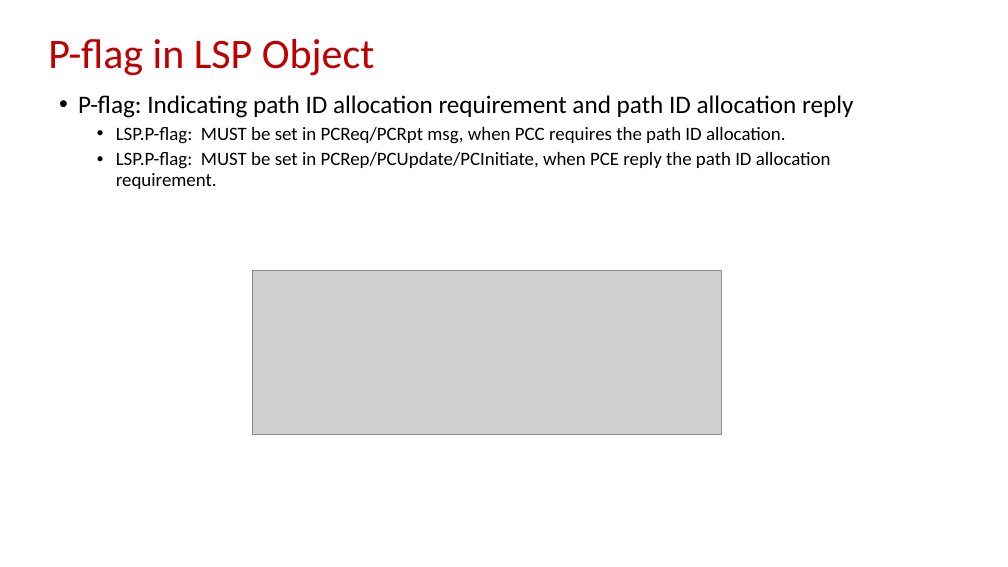
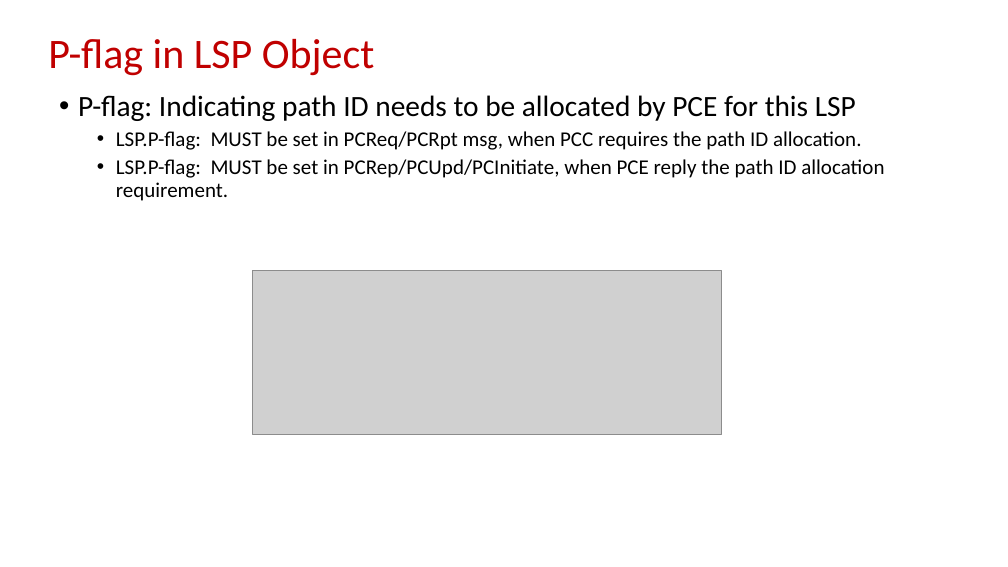
Before and after one commit to dhruvdhody-huawei/102, a slide deck: slide 11 of IETF-102-PCE-Path-Segment-in-PCEP.pptx. Drawn at 1008x567 pixels with LibreOffice and Linux fonts; fonts in the diff are those of the drawing; grey boxes stand for pictures. Boxes give left, top, right and bottom in pixels: in the first picture for what was removed or moved away, otherwise in the second. Text is boxed around its words. In the diff, an @@ line names an element or a change of style, - is before the commit and + after.

```diff
--- a/IETF-102-PCE-Path-Segment-in-PCEP.pptx
+++ b/IETF-102-PCE-Path-Segment-in-PCEP.pptx
@@ text at [78, 95, 856, 121]: text changed; size 24 to 28 pt @@
-• P-flag: Indicating path ID allocation requirement and path ID allocation reply
+• P-flag: Indicating path ID needs to be allocated by PCE for this LSP
@@ text at [116, 131, 862, 150]: size 18 to 20 pt in "LSP.P-flag: MUST be set in PCReq/PCRpt msg, ..." @@
@@ text at [116, 159, 884, 201]: text changed; size 18 to 20 pt @@
-  • LSP.P-flag: MUST be set in PCRep/PCUpdate/PCInitiate, when PCE reply the path ID allocation requirement.
+  • LSP.P-flag: MUST be set in PCRep/PCUpd/PCInitiate, when PCE reply the path ID allocation requirement.
```
Also in this commit, not shown: 8 other slides changed.
